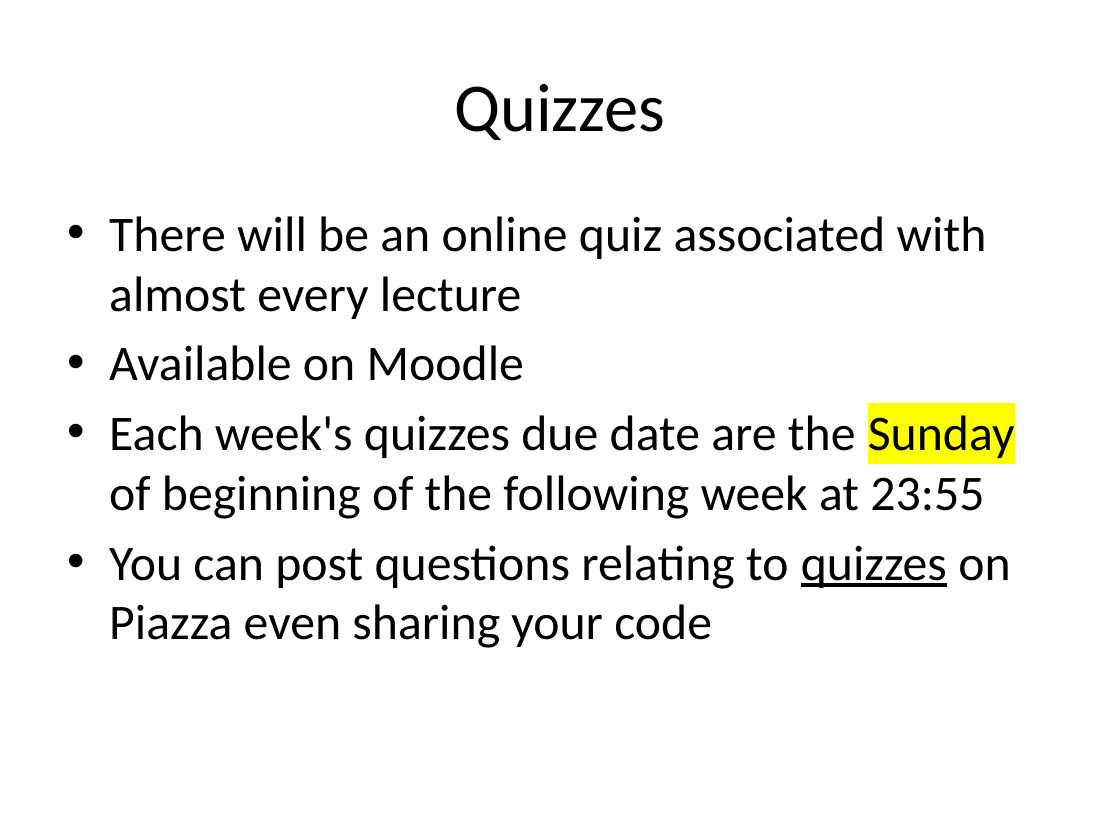
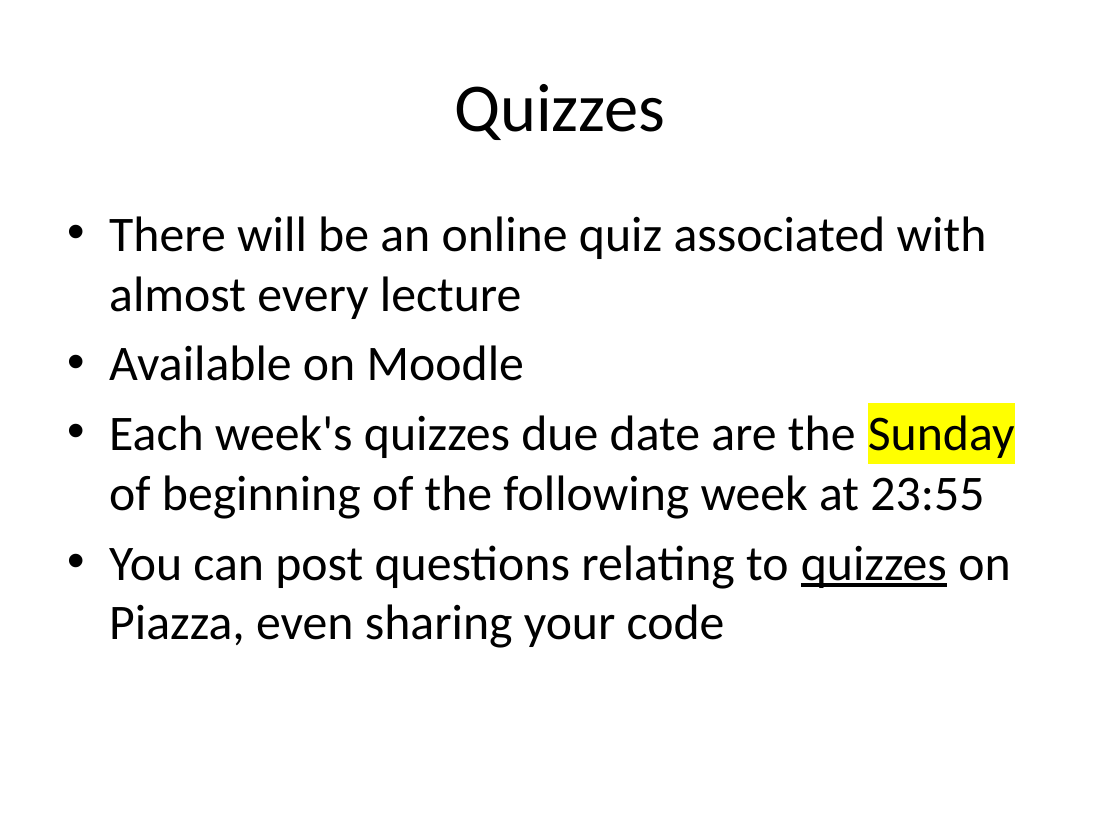
Before and after one commit to RHIT-CSSE/csse220, a slide deck: slide 7 of ClassMaterials/2DArraysAndMaps/Slides/Part1-Help-and-Academic-Integrity.pptx. Drawn at 1120x840 pixels with LibreOffice and Linux fonts; fonts in the diff are those of the drawing. Boxes give left, top, right and bottom in pixels: in the first picture for what was removed or moved away, otherwise in the second. Text is boxed around its words. In the diff, an @@ line names an element or a change of style, - is before the commit and + after.

```diff
--- a/ClassMaterials/2DArraysAndMaps/Slides/Part1-Help-and-Academic-Integrity.pptx
+++ b/ClassMaterials/2DArraysAndMaps/Slides/Part1-Help-and-Academic-Integrity.pptx
@@ text at <box>109,545,1010,648</box>: text changed @@
-• You can post questions relating to quizzes on Piazza even sharing your code
+• You can post questions relating to quizzes on Piazza, even sharing your code
```
Also in this commit, not shown: 4 other slides changed.
